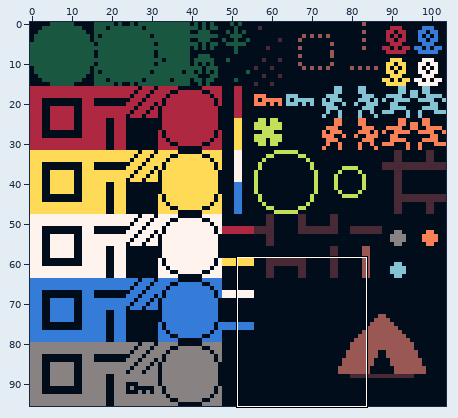
Sprite sheet, stored at lostspring-Godot/Assets/TileSet/forestTileSet.png. Above: a wide view before the commit, with the close-up outlined.
Close-up. Old version:
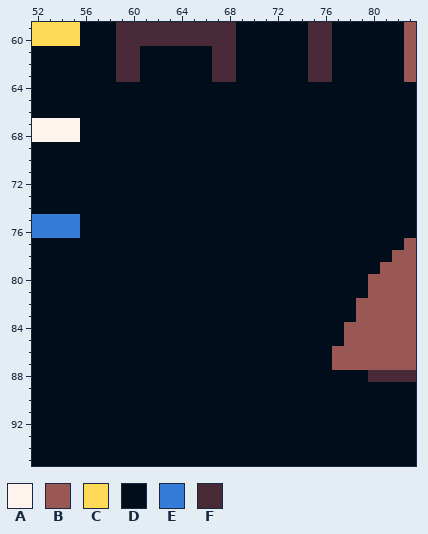
The file is 104x96 pixels. Shown: x 52..83, y 59..95.
Palette (. is transparent): A #fff3ee  B #9a5854  C #ffda57  D #010d1a  E #357bd8  F #482a37
Pixels before, first column x 52:
59 CCCCDDDFFFFFFFFFFDDDDDDFFDDDDDDB
60 CCCCDDDFFFFFFFFFFDDDDDDFFDDDDDDB
61 DDDDDDDFFDDDDDDFFDDDDDDFFDDDDDDB
62 DDDDDDDFFDDDDDDFFDDDDDDFFDDDDDDB
63 DDDDDDDFFDDDDDDFFDDDDDDFFDDDDDDB
64 DDDDDDDDDDDDDDDDDDDDDDDDDDDDDDDD
65 DDDDDDDDDDDDDDDDDDDDDDDDDDDDDDDD
66 DDDDDDDDDDDDDDDDDDDDDDDDDDDDDDDD
67 AAAADDDDDDDDDDDDDDDDDDDDDDDDDDDD
68 AAAADDDDDDDDDDDDDDDDDDDDDDDDDDDD
69 DDDDDDDDDDDDDDDDDDDDDDDDDDDDDDDD
70 DDDDDDDDDDDDDDDDDDDDDDDDDDDDDDDD
71 DDDDDDDDDDDDDDDDDDDDDDDDDDDDDDDD
72 DDDDDDDDDDDDDDDDDDDDDDDDDDDDDDDD
73 DDDDDDDDDDDDDDDDDDDDDDDDDDDDDDDD
74 DDDDDDDDDDDDDDDDDDDDDDDDDDDDDDDD
75 EEEEDDDDDDDDDDDDDDDDDDDDDDDDDDDD
76 EEEEDDDDDDDDDDDDDDDDDDDDDDDDDDDD
77 DDDDDDDDDDDDDDDDDDDDDDDDDDDDDDDB
78 DDDDDDDDDDDDDDDDDDDDDDDDDDDDDDBB
79 DDDDDDDDDDDDDDDDDDDDDDDDDDDDDBBB
80 DDDDDDDDDDDDDDDDDDDDDDDDDDDDBBBB
81 DDDDDDDDDDDDDDDDDDDDDDDDDDDDBBBB
82 DDDDDDDDDDDDDDDDDDDDDDDDDDDBBBBB
83 DDDDDDDDDDDDDDDDDDDDDDDDDDDBBBBB
84 DDDDDDDDDDDDDDDDDDDDDDDDDDBBBBBB
85 DDDDDDDDDDDDDDDDDDDDDDDDDDBBBBBB
86 DDDDDDDDDDDDDDDDDDDDDDDDDBBBBBBB
87 DDDDDDDDDDDDDDDDDDDDDDDDDBBBBBBB
88 DDDDDDDDDDDDDDDDDDDDDDDDDDDDFFFF
89 DDDDDDDDDDDDDDDDDDDDDDDDDDDDDDDD
90 DDDDDDDDDDDDDDDDDDDDDDDDDDDDDDDD
91 DDDDDDDDDDDDDDDDDDDDDDDDDDDDDDDD
92 DDDDDDDDDDDDDDDDDDDDDDDDDDDDDDDD
93 DDDDDDDDDDDDDDDDDDDDDDDDDDDDDDDD
94 DDDDDDDDDDDDDDDDDDDDDDDDDDDDDDDD
95 DDDDDDDDDDDDDDDDDDDDDDDDDDDDDDDD
After the commit:
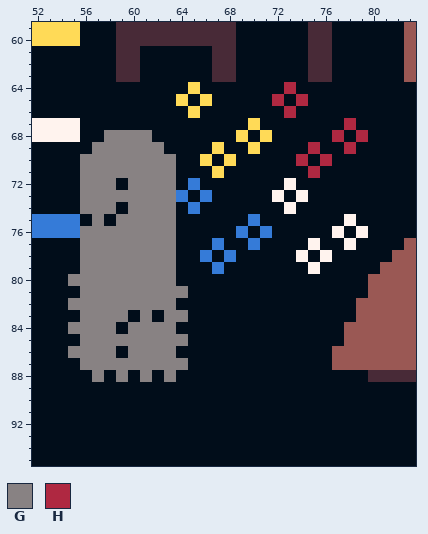
Colours new in this view: G #888283  H #af2841
Change:
{"y":64,"x":65,"old":"D","new":"C"}
{"y":64,"x":73,"old":"D","new":"H"}
{"y":65,"x":64,"old":"D","new":"C"}
{"y":65,"x":66,"old":"D","new":"C"}
{"y":65,"x":72,"old":"D","new":"H"}
{"y":65,"x":74,"old":"D","new":"H"}
{"y":66,"x":65,"old":"D","new":"C"}
{"y":66,"x":73,"old":"D","new":"H"}
{"y":67,"x":70,"old":"D","new":"C"}
{"y":67,"x":78,"old":"D","new":"H"}
{"y":68,"x":58,"old":"DDDD","new":"GGGG"}
{"y":68,"x":69,"old":"D","new":"C"}
{"y":68,"x":71,"old":"D","new":"C"}
{"y":68,"x":77,"old":"D","new":"H"}
{"y":68,"x":79,"old":"D","new":"H"}
{"y":69,"x":57,"old":"DDDDDD","new":"GGGGGG"}
{"y":69,"x":67,"old":"D","new":"C"}
{"y":69,"x":70,"old":"D","new":"C"}
{"y":69,"x":75,"old":"D","new":"H"}
{"y":69,"x":78,"old":"D","new":"H"}
{"y":70,"x":56,"old":"DDDDDDDD","new":"GGGGGGGG"}
{"y":70,"x":66,"old":"D","new":"C"}
{"y":70,"x":68,"old":"D","new":"C"}
{"y":70,"x":74,"old":"D","new":"H"}
{"y":70,"x":76,"old":"D","new":"H"}
{"y":71,"x":56,"old":"DDDDDDDD","new":"GGGGGGGG"}
{"y":71,"x":67,"old":"D","new":"C"}
{"y":71,"x":75,"old":"D","new":"H"}
{"y":72,"x":56,"old":"DDD","new":"GGG"}
{"y":72,"x":60,"old":"DDDD","new":"GGGG"}
{"y":72,"x":65,"old":"D","new":"E"}
{"y":72,"x":73,"old":"D","new":"A"}
{"y":73,"x":56,"old":"DDDDDDDDD","new":"GGGGGGGGE"}
{"y":73,"x":66,"old":"D","new":"E"}
{"y":73,"x":72,"old":"D","new":"A"}
{"y":73,"x":74,"old":"D","new":"A"}
{"y":74,"x":56,"old":"DDD","new":"GGG"}
{"y":74,"x":60,"old":"DDDD","new":"GGGG"}
{"y":74,"x":65,"old":"D","new":"E"}
{"y":74,"x":73,"old":"D","new":"A"}
{"y":75,"x":57,"old":"D","new":"G"}
{"y":75,"x":59,"old":"DDDDD","new":"GGGGG"}
{"y":75,"x":70,"old":"D","new":"E"}
{"y":75,"x":78,"old":"D","new":"A"}
{"y":76,"x":56,"old":"DDDDDDDD","new":"GGGGGGGG"}
{"y":76,"x":69,"old":"D","new":"E"}
{"y":76,"x":71,"old":"D","new":"E"}
{"y":76,"x":77,"old":"D","new":"A"}
{"y":76,"x":79,"old":"D","new":"A"}
{"y":77,"x":56,"old":"DDDDDDDD","new":"GGGGGGGG"}
{"y":77,"x":67,"old":"D","new":"E"}
{"y":77,"x":70,"old":"D","new":"E"}
{"y":77,"x":75,"old":"D","new":"A"}
{"y":77,"x":78,"old":"D","new":"A"}
{"y":78,"x":56,"old":"DDDDDDDD","new":"GGGGGGGG"}
{"y":78,"x":66,"old":"D","new":"E"}
{"y":78,"x":68,"old":"D","new":"E"}
{"y":78,"x":74,"old":"D","new":"A"}
{"y":78,"x":76,"old":"D","new":"A"}
{"y":79,"x":56,"old":"DDDDDDDD","new":"GGGGGGGG"}
{"y":79,"x":67,"old":"D","new":"E"}
{"y":79,"x":75,"old":"D","new":"A"}
{"y":80,"x":55,"old":"DDDDDDDDD","new":"GGGGGGGGG"}
{"y":81,"x":56,"old":"DDDDDDDDD","new":"GGGGGGGGG"}
{"y":82,"x":55,"old":"DDDDDDDDD","new":"GGGGGGGGG"}
{"y":83,"x":56,"old":"DDDD","new":"GGGG"}
{"y":83,"x":61,"old":"D","new":"G"}
{"y":83,"x":63,"old":"DD","new":"GG"}
{"y":84,"x":55,"old":"DDDD","new":"GGGG"}
{"y":84,"x":60,"old":"DDDD","new":"GGGG"}
{"y":85,"x":56,"old":"DDDDDDDDD","new":"GGGGGGGGG"}
{"y":86,"x":55,"old":"DDDD","new":"GGGG"}
{"y":86,"x":60,"old":"DDDD","new":"GGGG"}
{"y":87,"x":56,"old":"DDDDDDDDD","new":"GGGGGGGGG"}
{"y":88,"x":57,"old":"D","new":"G"}
{"y":88,"x":59,"old":"D","new":"G"}
{"y":88,"x":61,"old":"D","new":"G"}
{"y":88,"x":63,"old":"D","new":"G"}
